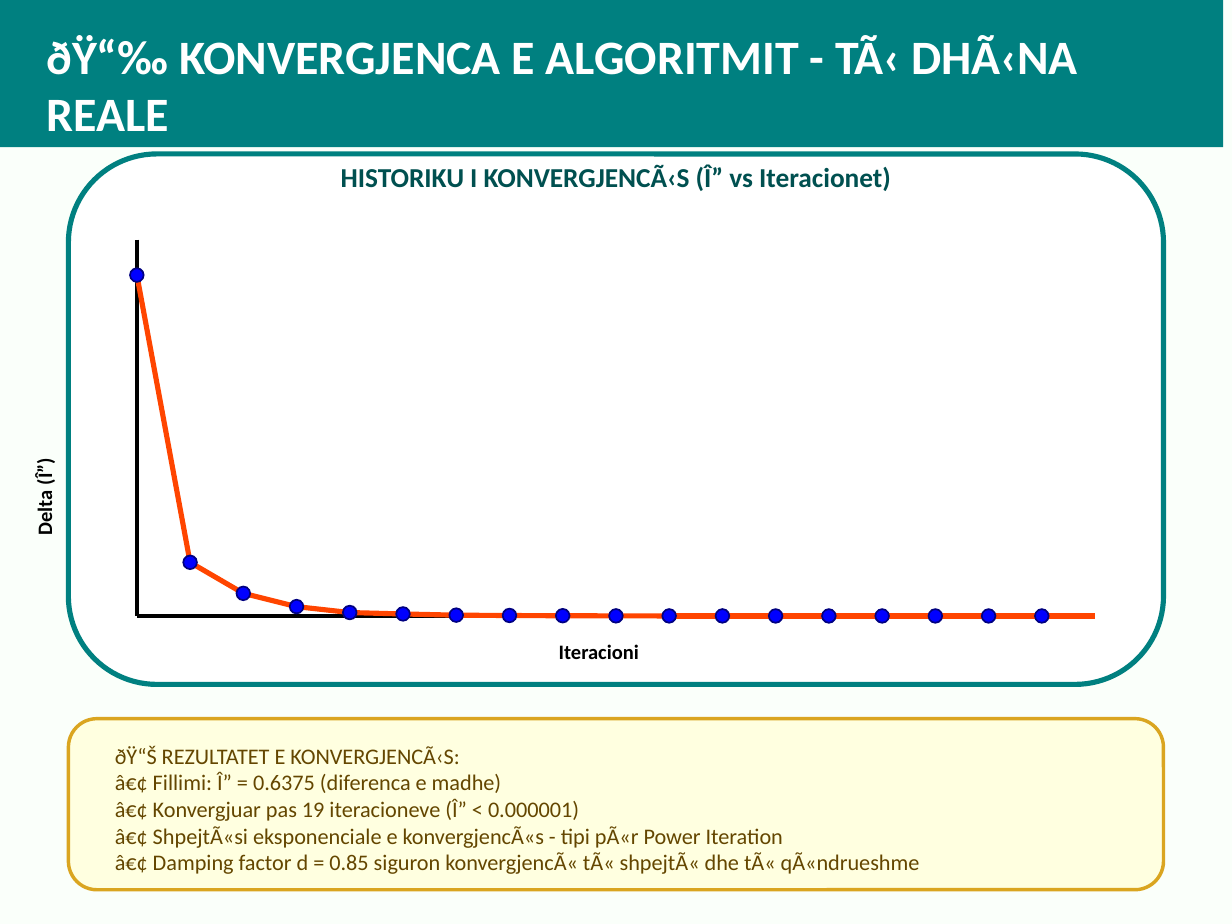
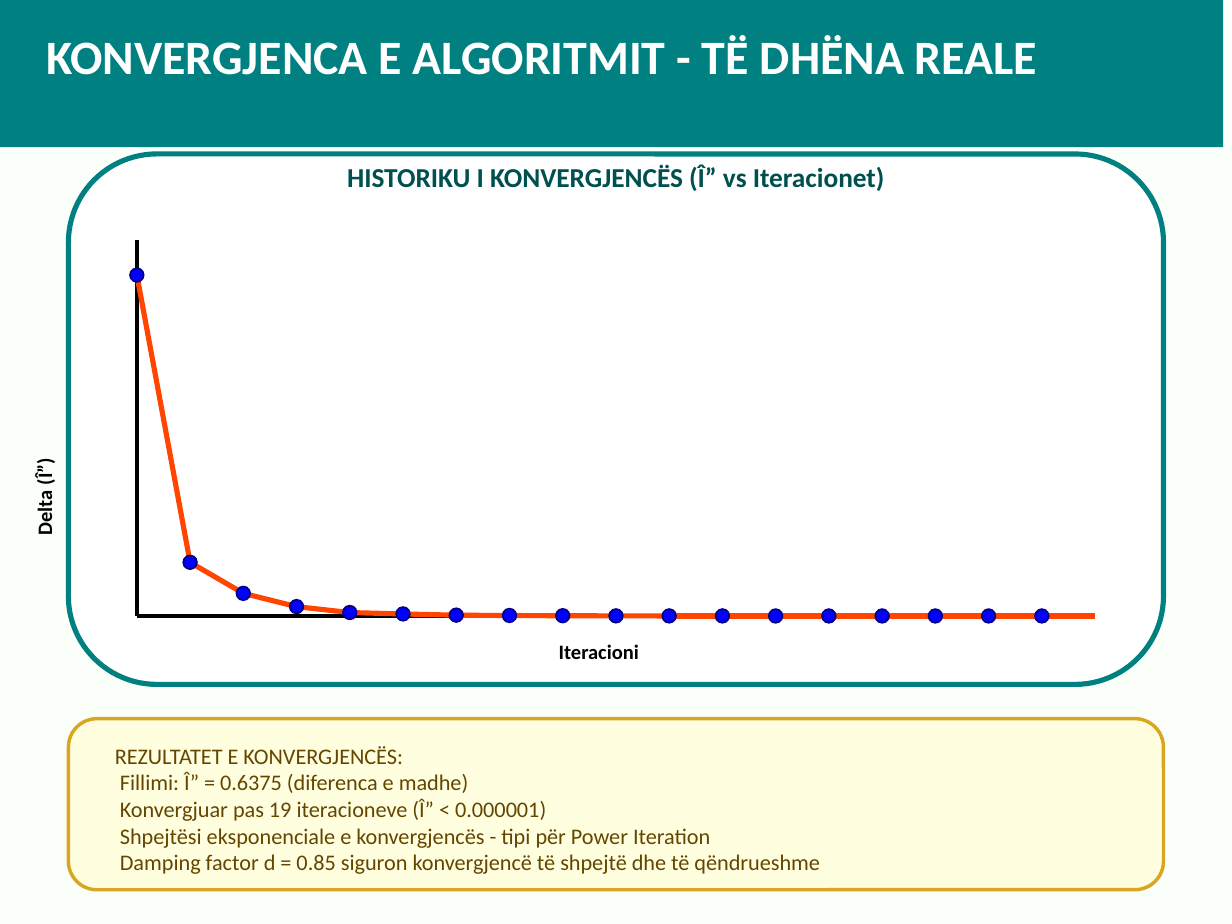
Before and after one commit to ShabanEjupi/TokerrGjiki, a slide deck: slide 14 of Professor_Projects/1_WebInfo_PageRank/PageRankPresentation.pptx. Drawn at 1232x924 pixels with LibreOffice and Linux fonts; fonts in the diff are those of the drawing. Boxes give left, top, right and bottom in pixels: in the first picture for what was removed or moved away, otherwise in the second. Text is boxed around its words. In the diff, an @@ line names an element or a change of style, - is before the commit and + after.

```diff
--- a/Professor_Projects/1_WebInfo_PageRank/PageRankPresentation.pptx
+++ b/Professor_Projects/1_WebInfo_PageRank/PageRankPresentation.pptx
@@ text at box(46, 35, 1037, 75): text changed @@
-ðŸ“‰ KONVERGJENCA E ALGORITMIT - TÃ‹ DHÃ‹NA REALE
+KONVERGJENCA E ALGORITMIT - TË DHËNA REALE
@@ text at box(347, 164, 885, 191): text changed @@
-HISTORIKU I KONVERGJENCÃ‹S (Î” vs Iteracionet)
+HISTORIKU I KONVERGJENCËS (Î” vs Iteracionet)
@@ text at box(115, 746, 820, 874): text changed @@
-ðŸ“Š REZULTATET E KONVERGJENCÃ‹S:
-â€¢ Fillimi: Î” = 0.6375 (diferenca e madhe)
-â€¢ Konvergjuar pas 19 iteracioneve (Î” < 0.000001)
-â€¢ ShpejtÃ«si eksponenciale e konvergjencÃ«s - tipi pÃ«r Power Iteration
-â€¢ Damping factor d = 0.85 siguron konvergjencÃ« tÃ« shpejtÃ« dhe tÃ« qÃ«ndrueshme
+REZULTATET E KONVERGJENCËS:
+Fillimi: Î” = 0.6375 (diferenca e madhe)
+Konvergjuar pas 19 iteracioneve (Î” < 0.000001)
+Shpejtësi eksponenciale e konvergjencës - tipi për Power Iteration
+Damping factor d = 0.85 siguron konvergjencë të shpejtë dhe të qëndrueshme
```
Also in this commit, not shown: 12 other slides changed, 58 other files.
